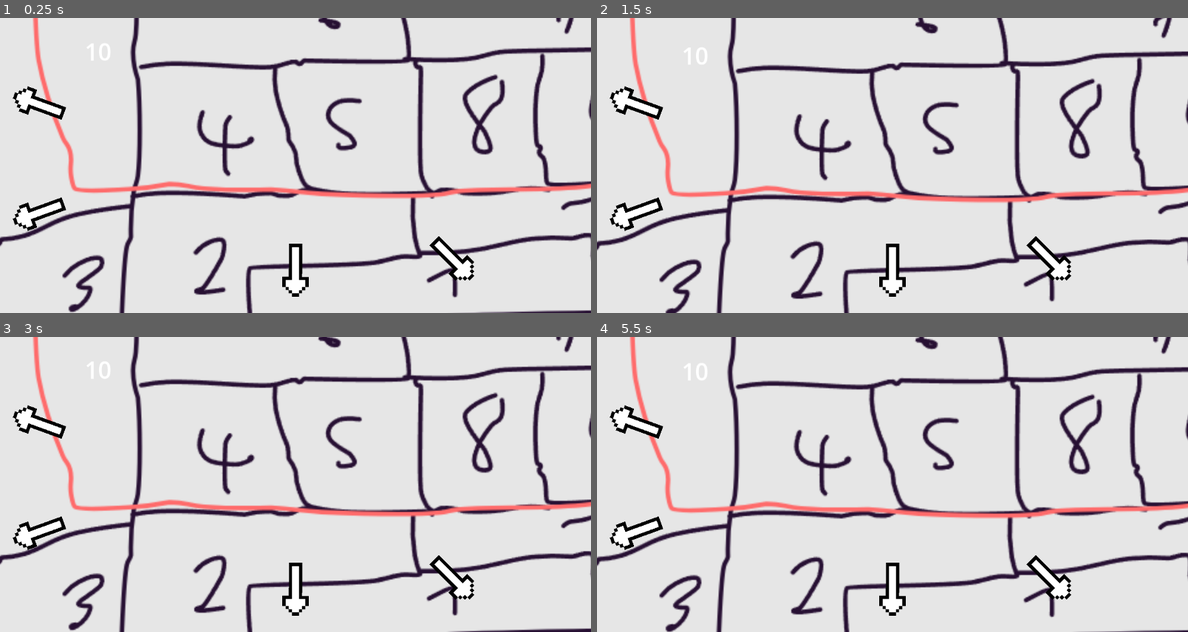
Above: before the commit, frames 1-4 (two rows, left to right).
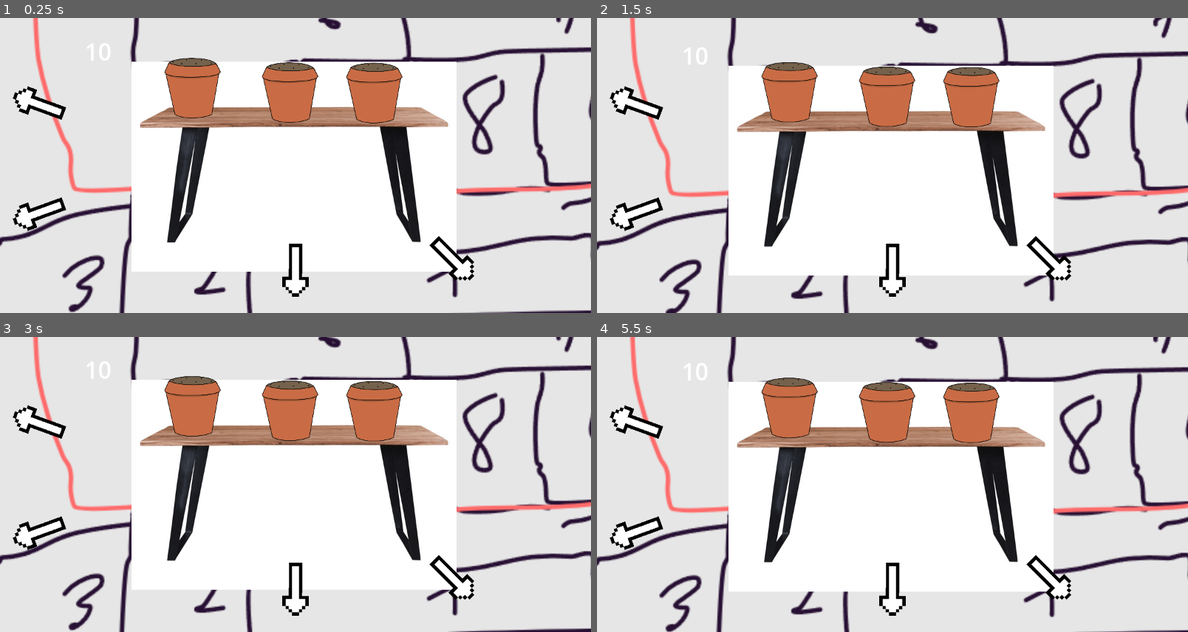
Above: after the commit, the same moments.

Repository: MelPeslier/Florist-King-Protected
Game: Godot game, scene res://shop/night_shop.tscn
Same seed, same stepped clock (60 frames per second), same inputs: the game is played once before the commit and once after it.
Inputs (mouse positions are in pixels of both pictures, inside the frame that each line leads up to):
- Up to frame 1 (0.25 s): no input
- Up to frame 2 (1.5 s): move the mouse to (1022, 150) at 0.52 s; hold Right (ui_right) 0.53-1.28 s; move the mouse to (774, 180) at 1.27 s; hold Down (ui_down) from 1.28 s (still down)
- Up to frame 3 (3 s): move the mouse to (354, 419) at 2.02 s; release Down (ui_down) at 2.03 s; hold Right (ui_right) 2.03-2.78 s; move the mouse to (265, 543) at 2.77 s; hold Up (ui_up) from 2.78 s (still down)
- Up to frame 4 (5.5 s): move the mouse to (1069, 528) at 3.52 s; release Up (ui_up) at 3.53 s; hold Left (ui_left) 3.53-5.03 s; move the mouse to (715, 440) at 4.27 s; move the mouse to (922, 484) at 5.02 s; hold Down (ui_down) from 5.03 s (still down)

The runs differ from the first frame. In frame 1, 38% of the frame differs, in the area x 22-78%, y 13-86%; in frame 2, 37%; in frame 3, 37%; in frame 4, 38%.
Error in both runs: Invalid call to function 'move' in base 'Node2D (room.gd)'. Expected 1 arguments. (res://player/Player.gd:15)

Commit message:
system to find each pots

Diff:
--- /dev/null
+++ b/commons/pot/pot.tscn
@@ -0,0 +1,9 @@
+[gd_scene load_steps=2 format=3 uid="uid://8lpyo4m5siaj"]
+
+[ext_resource type="Texture2D" uid="uid://bkka0y0w6i63r" path="res://commons/pot/sprite/pot.png" id="1_duame"]
+
+[node name="Pot" type="Marker2D"]
+
+[node name="Sprite2D" type="Sprite2D" parent="."]
+scale = Vector2(0.261494, 0.261494)
+texture = ExtResource("1_duame")
--- /dev/null
+++ b/commons/table/table.tscn
@@ -0,0 +1,18 @@
+[gd_scene load_steps=3 format=3 uid="uid://oh8gi3dswlng"]
+
+[ext_resource type="Texture2D" uid="uid://bpd4ntvin2v3c" path="res://commons/table/sprite/table.jpg" id="1_daxy8"]
+[ext_resource type="PackedScene" uid="uid://8lpyo4m5siaj" path="res://commons/pot/pot.tscn" id="2_qa0ht"]
+
+[node name="Table" type="Marker2D"]
+
+[node name="Sprite2D" type="Sprite2D" parent="."]
+texture = ExtResource("1_daxy8")
+
+[node name="Pot" parent="." instance=ExtResource("2_qa0ht")]
+position = Vector2(-206, -160)
+
+[node name="Pot2" parent="." instance=ExtResource("2_qa0ht")]
+position = Vector2(-8, -151)
+
+[node name="Pot3" parent="." instance=ExtResource("2_qa0ht")]
+position = Vector2(163, -150)
--- /dev/null
+++ b/shop/Manager.gd
@@ -0,0 +1,21 @@
+extends Node
+
+var rooms := []
+
+func _ready():
+	var pot_rooms :Array = get_tree().get_nodes_in_group("PotRoom")
+
+	for room in pot_rooms:
+		if room is Node2D:
+			var pots := []
+			for table in room.get_children():
+				if table is Marker2D and table.name == "Table":
+					for pot in table.get_children():
+						if pot is Marker2D and pot.name.begins_with("Pot"):
+							pots.push_back(pot)
+			rooms.push_back(pots)
+	print(rooms)
+
+# Called every frame. 'delta' is the elapsed time since the previous frame.
+func _process(delta):
+	pass
--- a/shop/night_shop.tscn
+++ b/shop/night_shop.tscn
@@ -11,6 +11,7 @@
 [ext_resource type="PackedScene" uid="uid://qkjl2hhwnw3" path="res://shop/room_8.tscn" id="8_s6yka"]
 [ext_resource type="PackedScene" uid="uid://drfj8ifuyx7pg" path="res://shop/room_9.tscn" id="9_emr0w"]
 [ext_resource type="PackedScene" uid="uid://k0wuo10gq03a" path="res://shop/room_10.tscn" id="10_del1q"]
+[ext_resource type="Script" path="res://shop/Manager.gd" id="12_4nao1"]
 
 [node name="NightShop" type="Node2D"]
 
@@ -30,37 +31,37 @@
 position = Vector2(740, 4500)
 downRoom = NodePath("../Room2")
 
-[node name="Room4" parent="." instance=ExtResource("4_2nm4n")]
+[node name="Room4" parent="." groups=["PotRoom"] instance=ExtResource("4_2nm4n")]
 position = Vector2(1965, 2767)
 leftRoom = NodePath("../Room2")
 rightRoom = NodePath("../Room6")
 downRoom = NodePath("../Room5")
 
-[node name="Room5" parent="." instance=ExtResource("5_ctjjm")]
+[node name="Room5" parent="." groups=["PotRoom"] instance=ExtResource("5_ctjjm")]
 position = Vector2(3940, 2783)
 leftRoom = NodePath("../Room6")
 rightRoom = NodePath("../Room2")
 downRoom = NodePath("../Room4")
 
-[node name="Room6" parent="." instance=ExtResource("6_2ijvd")]
+[node name="Room6" parent="." groups=["PotRoom"] instance=ExtResource("6_2ijvd")]
 position = Vector2(3246, 907)
 leftRoom = NodePath("../Room4")
 rightRoom = NodePath("../Room5")
 downRoom = NodePath("../Room7")
 
-[node name="Room7" parent="." instance=ExtResource("7_y6gmm")]
+[node name="Room7" parent="." groups=["PotRoom"] instance=ExtResource("7_y6gmm")]
 position = Vector2(5526, 899)
 leftRoom = NodePath("../Room8")
 rightRoom = NodePath("../Room9")
 downRoom = NodePath("../Room6")
 
-[node name="Room8" parent="." instance=ExtResource("8_s6yka")]
+[node name="Room8" parent="." groups=["PotRoom"] instance=ExtResource("8_s6yka")]
 position = Vector2(6164, 2853)
 leftRoom = NodePath("../Room10")
 rightRoom = NodePath("../Room7")
 downRoom = NodePath("../Room9")
 
-[node name="Room9" parent="." instance=ExtResource("9_emr0w")]
+[node name="Room9" parent="." groups=["PotRoom"] instance=ExtResource("9_emr0w")]
 position = Vector2(8070, 2835)
 leftRoom = NodePath("../Room7")
 rightRoom = NodePath("../Room10")
@@ -75,3 +76,6 @@
 
 [node name="Player" parent="." instance=ExtResource("3_me6h3")]
 position = Vector2(600, 300)
+
+[node name="Manager" type="Node" parent="."]
+script = ExtResource("12_4nao1")
--- a/shop/room_10.tscn
+++ b/shop/room_10.tscn
@@ -1,8 +1,9 @@
-[gd_scene load_steps=4 format=3 uid="uid://k0wuo10gq03a"]
+[gd_scene load_steps=5 format=3 uid="uid://k0wuo10gq03a"]
 
 [ext_resource type="Script" path="res://shop/room.gd" id="1_h77w1"]
 [ext_resource type="Texture2D" uid="uid://mk0ewmt5t82q" path="res://art/placeholder/rooms/Cattura10.PNG" id="2_sf7up"]
 [ext_resource type="Texture2D" uid="uid://be5yxlfsoxp5y" path="res://art/placeholder/minimap/Arrow.png" id="3_0psp0"]
+[ext_resource type="PackedScene" uid="uid://oh8gi3dswlng" path="res://commons/table/table.tscn" id="4_mvma3"]
 
 [node name="Room10" type="Node2D"]
 script = ExtResource("1_h77w1")
@@ -93,6 +94,9 @@
 texture_normal = ExtResource("3_0psp0")
 stretch_mode = 5
 
+[node name="Table" parent="." instance=ExtResource("4_mvma3")]
+position = Vector2(-3, 1)
+
 [connection signal="pressed" from="Arrows/Left" to="." method="_on_left_pressed"]
 [connection signal="pressed" from="Arrows/Right" to="." method="_on_right_pressed"]
 [connection signal="pressed" from="Arrows/Up" to="." method="_on_up_pressed"]
--- a/shop/room_4.tscn
+++ b/shop/room_4.tscn
@@ -1,8 +1,9 @@
-[gd_scene load_steps=4 format=3 uid="uid://1j15enoggw34"]
+[gd_scene load_steps=5 format=3 uid="uid://1j15enoggw34"]
 
 [ext_resource type="Script" path="res://shop/room.gd" id="1_fe7u8"]
 [ext_resource type="Texture2D" uid="uid://cuccphuxx1ljy" path="res://art/placeholder/rooms/Cattura4.PNG" id="2_82smb"]
 [ext_resource type="Texture2D" uid="uid://be5yxlfsoxp5y" path="res://art/placeholder/minimap/Arrow.png" id="3_xod2i"]
+[ext_resource type="PackedScene" uid="uid://oh8gi3dswlng" path="res://commons/table/table.tscn" id="4_gmnc6"]
 
 [node name="Room4" type="Node2D"]
 script = ExtResource("1_fe7u8")
@@ -75,6 +76,9 @@
 texture_normal = ExtResource("3_xod2i")
 stretch_mode = 5
 
+[node name="Table" parent="." instance=ExtResource("4_gmnc6")]
+position = Vector2(-4, -3)
+
 [connection signal="pressed" from="Arrows/Left" to="." method="_on_left_pressed"]
 [connection signal="pressed" from="Arrows/Right" to="." method="_on_right_pressed"]
 [connection signal="pressed" from="Arrows/Down" to="." method="_on_down_pressed"]
--- a/shop/room_5.tscn
+++ b/shop/room_5.tscn
@@ -1,8 +1,9 @@
-[gd_scene load_steps=4 format=3 uid="uid://c0p8fhp5fkix5"]
+[gd_scene load_steps=5 format=3 uid="uid://c0p8fhp5fkix5"]
 
 [ext_resource type="Script" path="res://shop/room.gd" id="1_cyimn"]
 [ext_resource type="Texture2D" uid="uid://ctmqso02te3b7" path="res://art/placeholder/rooms/Cattura5.PNG" id="2_j8ycv"]
 [ext_resource type="Texture2D" uid="uid://be5yxlfsoxp5y" path="res://art/placeholder/minimap/Arrow.png" id="3_1rysi"]
+[ext_resource type="PackedScene" uid="uid://oh8gi3dswlng" path="res://commons/table/table.tscn" id="4_yqe7k"]
 
 [node name="Room5" type="Node2D"]
 script = ExtResource("1_cyimn")
@@ -75,6 +76,9 @@
 texture_normal = ExtResource("3_1rysi")
 stretch_mode = 5
 
+[node name="Table" parent="." instance=ExtResource("4_yqe7k")]
+position = Vector2(-2, -4)
+
 [connection signal="pressed" from="Arrows/Left" to="." method="_on_left_pressed"]
 [connection signal="pressed" from="Arrows/Right" to="." method="_on_right_pressed"]
 [connection signal="pressed" from="Arrows/Down" to="." method="_on_down_pressed"]
--- a/shop/room_6.tscn
+++ b/shop/room_6.tscn
@@ -1,8 +1,9 @@
-[gd_scene load_steps=4 format=3 uid="uid://dmlpgi4aoupij"]
+[gd_scene load_steps=5 format=3 uid="uid://dmlpgi4aoupij"]
 
 [ext_resource type="Script" path="res://shop/room.gd" id="1_tbqd1"]
 [ext_resource type="Texture2D" uid="uid://cyeift8o7ysq3" path="res://art/placeholder/rooms/Cattura6.PNG" id="2_0k62j"]
 [ext_resource type="Texture2D" uid="uid://be5yxlfsoxp5y" path="res://art/placeholder/minimap/Arrow.png" id="3_xigok"]
+[ext_resource type="PackedScene" uid="uid://oh8gi3dswlng" path="res://commons/table/table.tscn" id="4_g473l"]
 
 [node name="Room6" type="Node2D"]
 script = ExtResource("1_tbqd1")
@@ -75,6 +76,9 @@
 texture_normal = ExtResource("3_xigok")
 stretch_mode = 5
 
+[node name="Table" parent="." instance=ExtResource("4_g473l")]
+position = Vector2(-1, -1)
+
 [connection signal="pressed" from="Arrows/Left" to="." method="_on_left_pressed"]
 [connection signal="pressed" from="Arrows/Right" to="." method="_on_right_pressed"]
 [connection signal="pressed" from="Arrows/Down" to="." method="_on_down_pressed"]
--- a/shop/room_7.tscn
+++ b/shop/room_7.tscn
@@ -1,8 +1,9 @@
-[gd_scene load_steps=4 format=3 uid="uid://bipttp0f76t1t"]
+[gd_scene load_steps=5 format=3 uid="uid://bipttp0f76t1t"]
 
 [ext_resource type="Script" path="res://shop/room.gd" id="1_knn6r"]
 [ext_resource type="Texture2D" uid="uid://0f6ttncvly4y" path="res://art/placeholder/rooms/Cattura7.PNG" id="2_kvet6"]
 [ext_resource type="Texture2D" uid="uid://be5yxlfsoxp5y" path="res://art/placeholder/minimap/Arrow.png" id="3_bmdom"]
+[ext_resource type="PackedScene" uid="uid://oh8gi3dswlng" path="res://commons/table/table.tscn" id="4_peycb"]
 
 [node name="Room7" type="Node2D"]
 script = ExtResource("1_knn6r")
@@ -76,6 +77,9 @@
 texture_normal = ExtResource("3_bmdom")
 stretch_mode = 5
 
+[node name="Table" parent="." instance=ExtResource("4_peycb")]
+position = Vector2(-2, -3)
+
 [connection signal="pressed" from="Arrows/Left" to="." method="_on_left_pressed"]
 [connection signal="pressed" from="Arrows/Right" to="." method="_on_right_pressed"]
 [connection signal="pressed" from="Arrows/Down" to="." method="_on_down_pressed"]
--- a/shop/room_8.tscn
+++ b/shop/room_8.tscn
@@ -1,8 +1,9 @@
-[gd_scene load_steps=4 format=3 uid="uid://qkjl2hhwnw3"]
+[gd_scene load_steps=5 format=3 uid="uid://qkjl2hhwnw3"]
 
 [ext_resource type="Script" path="res://shop/room.gd" id="1_bpksp"]
 [ext_resource type="Texture2D" uid="uid://ermbwhorkm6v" path="res://art/placeholder/rooms/Cattura8.jpg" id="2_qmiaj"]
 [ext_resource type="Texture2D" uid="uid://be5yxlfsoxp5y" path="res://art/placeholder/minimap/Arrow.png" id="3_2cq8x"]
+[ext_resource type="PackedScene" uid="uid://oh8gi3dswlng" path="res://commons/table/table.tscn" id="4_q5i3t"]
 
 [node name="Room8" type="Node2D"]
 script = ExtResource("1_bpksp")
@@ -75,6 +76,9 @@
 texture_normal = ExtResource("3_2cq8x")
 stretch_mode = 5
 
+[node name="Table" parent="." instance=ExtResource("4_q5i3t")]
+position = Vector2(2, -3)
+
 [connection signal="pressed" from="Arrows/Left" to="." method="_on_left_pressed"]
 [connection signal="pressed" from="Arrows/Right" to="." method="_on_right_pressed"]
 [connection signal="pressed" from="Arrows/Down" to="." method="_on_down_pressed"]
--- a/shop/room_9.tscn
+++ b/shop/room_9.tscn
@@ -1,8 +1,9 @@
-[gd_scene load_steps=4 format=3 uid="uid://drfj8ifuyx7pg"]
+[gd_scene load_steps=5 format=3 uid="uid://drfj8ifuyx7pg"]
 
 [ext_resource type="Script" path="res://shop/room.gd" id="1_wt0o0"]
 [ext_resource type="Texture2D" uid="uid://cuvk2ovnrnkqi" path="res://art/placeholder/rooms/Cattura9.jpg" id="2_w4y56"]
 [ext_resource type="Texture2D" uid="uid://be5yxlfsoxp5y" path="res://art/placeholder/minimap/Arrow.png" id="3_bv78q"]
+[ext_resource type="PackedScene" uid="uid://oh8gi3dswlng" path="res://commons/table/table.tscn" id="4_rav7m"]
 
 [node name="Room9" type="Node2D"]
 script = ExtResource("1_wt0o0")
@@ -76,6 +77,9 @@
 texture_normal = ExtResource("3_bv78q")
 stretch_mode = 5
 
+[node name="Table" parent="." instance=ExtResource("4_rav7m")]
+position = Vector2(0, -5)
+
 [connection signal="pressed" from="Arrows/Left" to="." method="_on_left_pressed"]
 [connection signal="pressed" from="Arrows/Right" to="." method="_on_right_pressed"]
 [connection signal="pressed" from="Arrows/Down" to="." method="_on_down_pressed"]
Binary file added: commons/pot/sprite/pot.png
Not shown, added: commons/pot/sprite/pot.png.import
Binary file added: commons/table/sprite/table.jpg
Not shown, added: commons/table/sprite/table.jpg.import
Not shown: 1 places in shop/night_shop.tscn that only renumber resources
